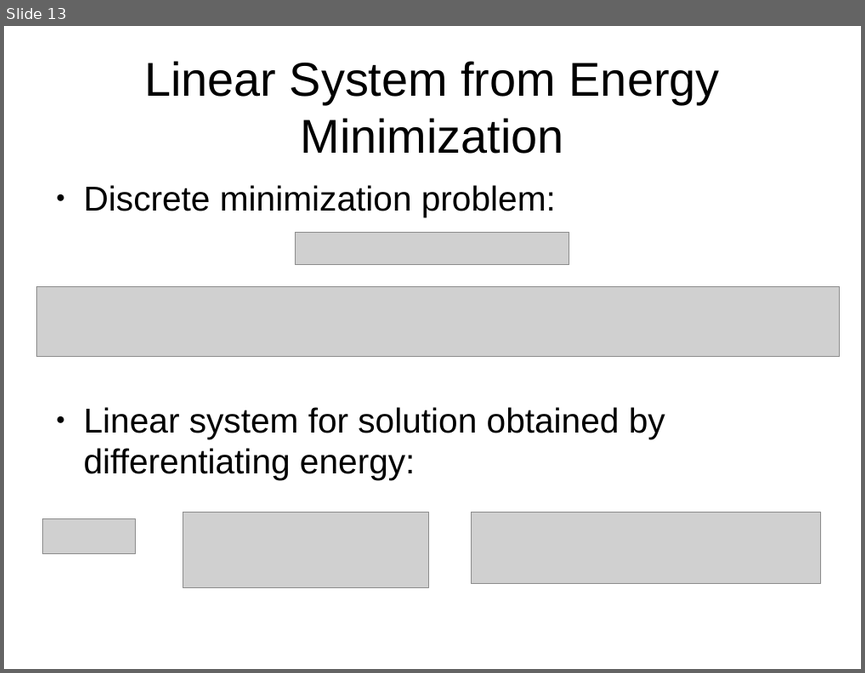
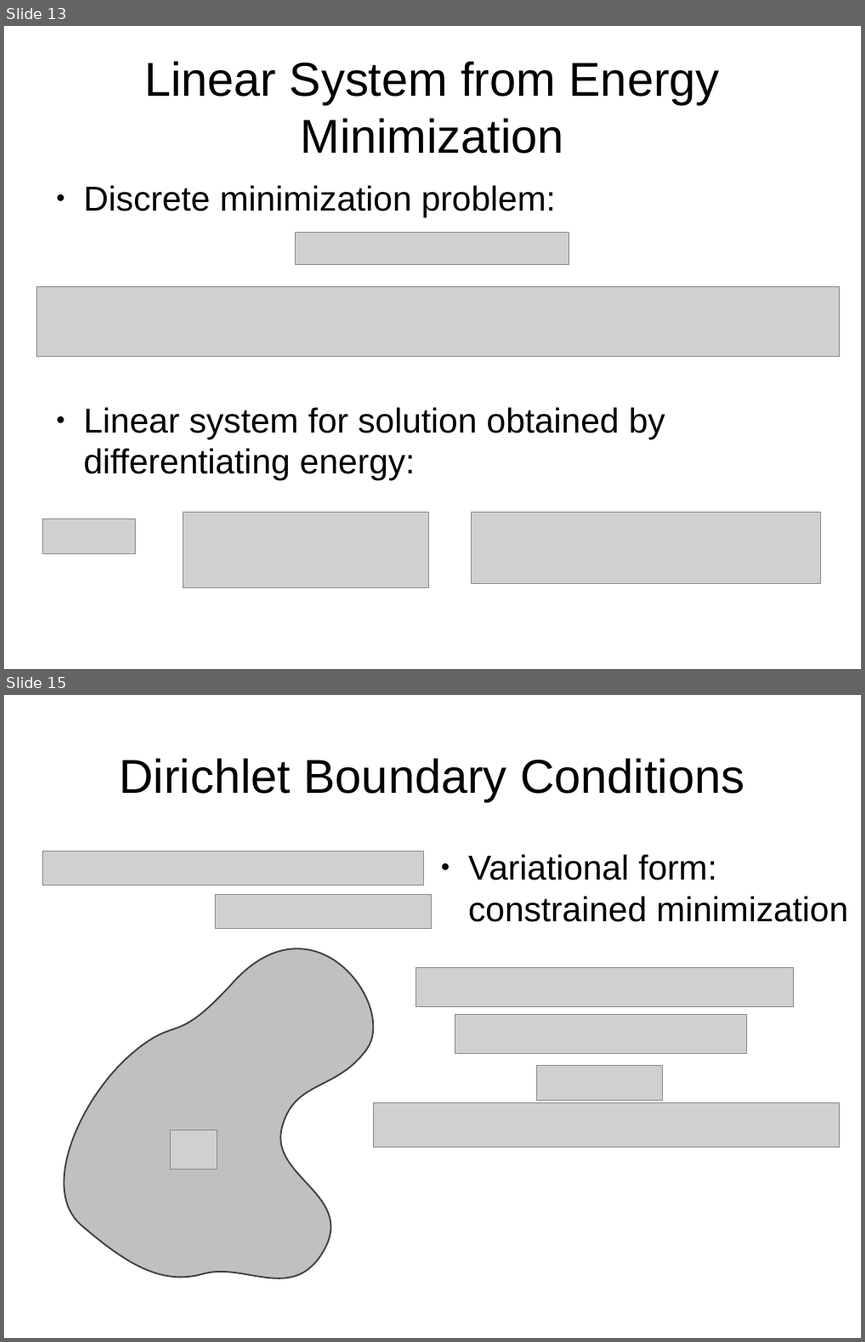
Before and after one commit to jhellrung/documents, a slide deck: presentations/sandia.2011.11.08/slides.odp. Shown one above the other, each under a label of ours: slide 13 before the commit, slides 13 and 15 after it; the slides between them are not shown. The pictures are 865x673 and 865x1342 pixels, drawn with LibreOffice and Linux fonts; fonts in the diff are those of the drawing; grey boxes stand for pictures. Boxes give left, top, right and bottom in pixels: in the first picture for what was removed or moved away, otherwise in the second. Text is boxed around its words. In the diff, an @@ line names an element or a change of style, - is before the commit and + after.

Commit message:
forgot to save..

```diff
--- a/presentations/sandia.2011.11.08/slides.odp
+++ b/presentations/sandia.2011.11.08/slides.odp
@@ slide 15 added at <box>4,695,861,1338</box>, background #FFFFFF @@
@@ title added at <box>120,758,744,801</box>, 44 pt, text #000000 @@
+Dirichlet Boundary Conditions
@@ picture added at <box>43,851,424,885</box> @@
@@ text added at <box>468,854,848,922</box>, 32 pt, text #000000 @@
+● Variational form: constrained minimization
@@ picture added at <box>216,894,432,928</box> @@
@@ freeform shape added at <box>64,948,373,1278</box>, fill #C0C0C0, outline #404040 1.45 pt @@
@@ picture added at <box>416,967,793,1007</box> @@
@@ picture added at <box>455,1014,747,1054</box> @@
@@ picture added at <box>537,1065,663,1100</box> @@
@@ picture added at <box>373,1102,840,1146</box> @@
@@ picture added at <box>171,1129,217,1168</box> @@
```
